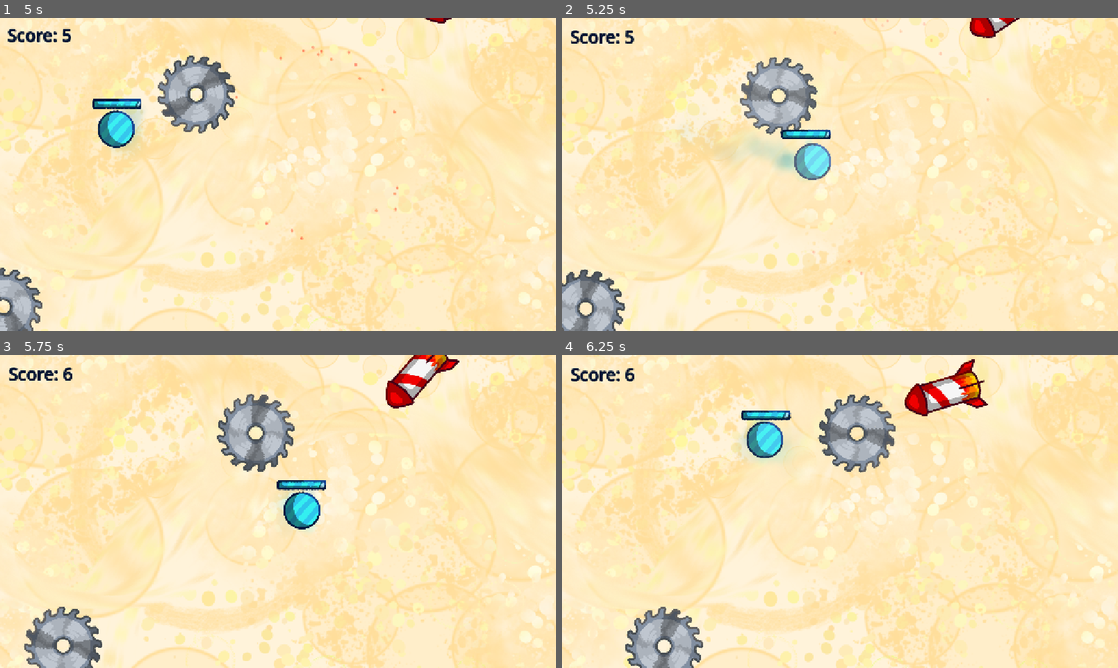
Above: before the commit, frames 1-4 (two rows, left to right).
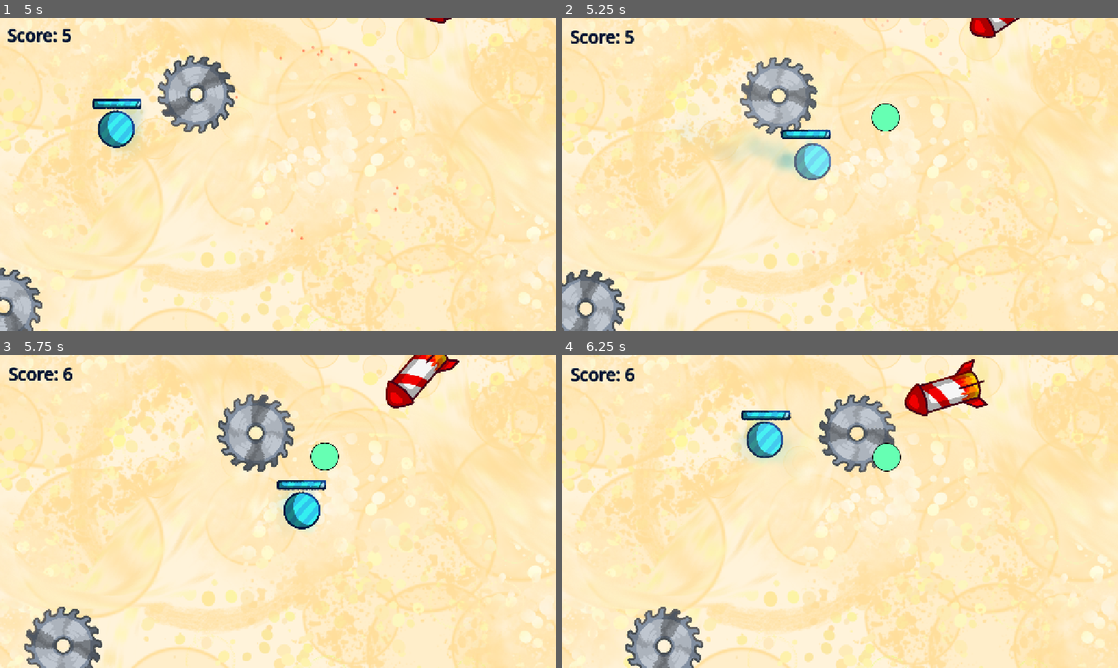
Above: after the commit, the same moments.

Repository: onebobtwobobredbobbluebob/dot-dodge-game
Game: Godot game, scene res://main/main.tscn
Same seed, same stepped clock (60 frames per second), same inputs: the game is played once before the commit and once after it.
Inputs (mouse positions are in pixels of both pictures, inside the frame that each line leads up to):
- Up to frame 1 (5 s): tap Enter at 0.5 s; move the mouse to (400, 158) at 0.52 s; hold Right 0.53-1.28 s; tap Alt at 0.6, 2.1, 3.6 s; click (400, 158) at 0.67 s; move the mouse to (166, 190) at 1.27 s; hold Down 1.28-2.03 s; tap Shift at 1.35, 2.85, 4.35 s; move the mouse to (333, 105) at 2.02 s; hold Right 2.03-2.78 s; move the mouse to (250, 237) at 2.77 s; hold Up 2.78-3.53 s; click (250, 237) at 2.92 s; move the mouse to (444, 221) at 3.52 s; hold Left from 3.53 s (still down); move the mouse to (111, 127) at 4.27 s
- Up to frame 2 (5.25 s): move the mouse to (867, 174) at 5.02 s; release Left at 5.03 s; hold Down from 5.03 s (still down); tap Alt at 5.1 s; click (867, 174) at 5.17 s
- Up to frame 3 (5.75 s): keep holding Down
- Up to frame 4 (6.25 s): move the mouse to (756, 433) at 5.77 s; release Down at 5.78 s; hold Right from 5.78 s (still down); tap Shift at 5.85 s

Frame 1 is identical in both runs. In frame 2, 0.4% of the frame differs, in the area x 55-61%, y 27-37%; in frame 3, 0.4%; in frame 4, 0.4%, in the area x 55-61%, y 28-38%.

Commit message:
somewhat added heal items
not done yet

Diff:
--- a/enemies/heal.gd
+++ b/enemies/heal.gd
@@ -2,15 +2,29 @@
 
 class_name Health
 const EXPLOSION = preload("uid://brk38ev5nd2cg")
-var mode: bool = randf_range(0, 2) > 1
+var mode: int = randi_range(1, 4)
 var speed: float = 3
 var angular_vel: float = 3
 var damage_cooldown: float = 0
 var flash: float = 0
+var target_position: Vector2
 func _ready() -> void:
-	position = Vector2(randf_range(-GameState.CENTER.x * 0.9, GameState.CENTER.x * 0.9), randf_range(-GameState.CENTER.y * 0.9, GameState.CENTER.y * 0.9))
+	target_position = Vector2(randf_range(-GameState.CENTER.x * 0.9, GameState.CENTER.x * 0.9), randf_range(-GameState.CENTER.y * 0.9, GameState.CENTER.y * 0.9))
+	while (target_position - GameState.player.position).length() < 300:
+		target_position = Vector2(randf_range(-GameState.CENTER.x * 0.9, GameState.CENTER.x * 0.9), randf_range(-GameState.CENTER.y * 0.9, GameState.CENTER.y * 0.9))
+
+	if mode == 1:
+		position = Vector2(GameState.CENTER.x + 80, randf_range(-GameState.CENTER.y, GameState.CENTER.y))
+	elif mode == 2:
+		position = Vector2(-(GameState.CENTER.x + 80), randf_range(-GameState.CENTER.y, GameState.CENTER.y))
+	elif mode == 3:
+		position = Vector2(randf_range(-GameState.CENTER.x, GameState.CENTER.x), GameState.CENTER.y + 80)
+	else:
+		position = Vector2(randf_range(-GameState.CENTER.x, GameState.CENTER.x), -(GameState.CENTER.y + 80))
 
 func _physics_process(delta: float) -> void:
+	position = lerp(position, target_position, 1 - pow(0.00005, delta))
+	position = lerp(position, target_position, 1 - pow(0.00005, delta))
 	if abs(position.x) > (GameState.CENTER.x + 100):
 		#print("dedx")
 		queue_free()
@@ -20,14 +34,13 @@
 
 	if get_overlapping_bodies().has(GameState.player):
 		#print("nji4hufbwejh4e")
-		if damage_cooldown < 0:
-			GameState.player.get_hit(-1, 0.7)
-			#delete()
-			GameState.camera.shake += 3
-			damage_cooldown = 0.1
-			flash = 0.3
-	damage_cooldown -= delta
-	rotation_degrees += angular_vel
+		GameState.player.get_hit(-10, 0.7)
+		delete()
+		#GameState.camera.shake += 3
+		#damage_cooldown = 0.1
+		#flash = 0.3
+	#damage_cooldown -= delta
+	#rotation_degrees += angular_vel
 
 	flash = lerp(flash, 0.0, 1 - pow(0.000005, delta))
 	$Sprite2D/Sprite2D.modulate.a = flash
@@ -36,7 +49,7 @@
 	var explosion = EXPLOSION.instantiate()
 	explosion.position = position
 	explosion.position += transform.x * 30
-	GameState.camera.shake += 30
+	#GameState.camera.shake += 30
 	#GameState.camera.zoom = Vector2(0.9, 0.9)
 	add_sibling(explosion)
 	queue_free()
--- a/world/world.gd
+++ b/world/world.gd
@@ -2,15 +2,27 @@
 
 const ROCKET = preload("uid://bjiycc2ry3noy")
 const SAW = preload("uid://hvx68dliwpai")
+const HEAL = preload("uid://bb25hrqjtx7yw")
+
 var timer: float = 0
+var timer2: float = 0
 var goal: float = 2
+var goal2: float = 5
 
 func _process(delta: float) -> void:
-	if(timer > goal):
+	if timer > goal:
 		var rocket = ROCKET.instantiate()
 		var saw = SAW.instantiate()
 		$Enemies.add_child(rocket)
 		$Enemies.add_child(saw)
 		goal = randf_range(2 / (1 + (GameState.timer / 20)), 5 / (1 + (GameState.timer / 40)))
 		timer = 0
+
+	if timer2 > goal2:
+		var heal = HEAL.instantiate()
+		$Enemies.add_child(heal)
+		goal2 = randf_range(10, 40)
+		timer2 = 0
+
 	timer += delta
+	timer2 += delta
